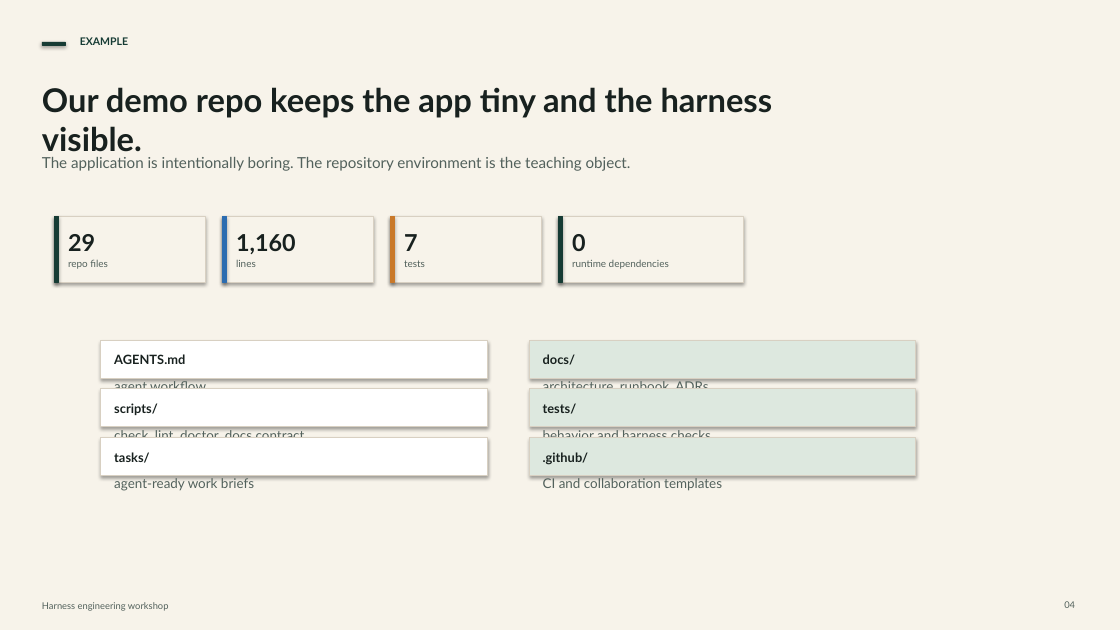
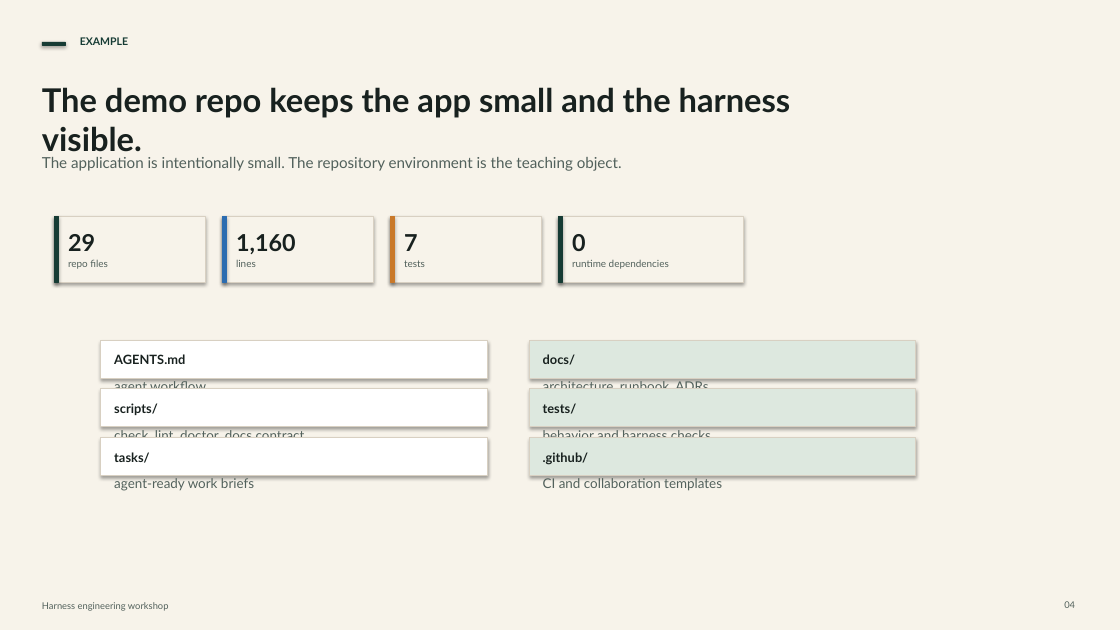
Before and after one commit to usamadar/harness-engineering-demo, a slide deck: slide 4 of presentations/harness-engineering-workshop.pptx. Drawn at 1120x630 pixels with LibreOffice and Linux fonts; fonts in the diff are those of the drawing. Boxes give left, top, right and bottom in pixels: in the first picture for what was removed or moved away, otherwise in the second. Text is boxed around its words. In the diff, an @@ line names an element or a change of style, - is before the commit and + after.

```diff
--- a/presentations/harness-engineering-workshop.pptx
+++ b/presentations/harness-engineering-workshop.pptx
@@ text at (42, 87, 791, 152): text changed @@
-Our demo repo keeps the app tiny and the harness visible.
+The demo repo keeps the app small and the harness visible.
@@ text at (42, 157, 622, 171): text changed @@
-The application is intentionally boring. The repository environment is the teaching object.
+The application is intentionally small. The repository environment is the teaching object.
```
Also in this commit, not shown: 5 other slides changed, 1 other file.
